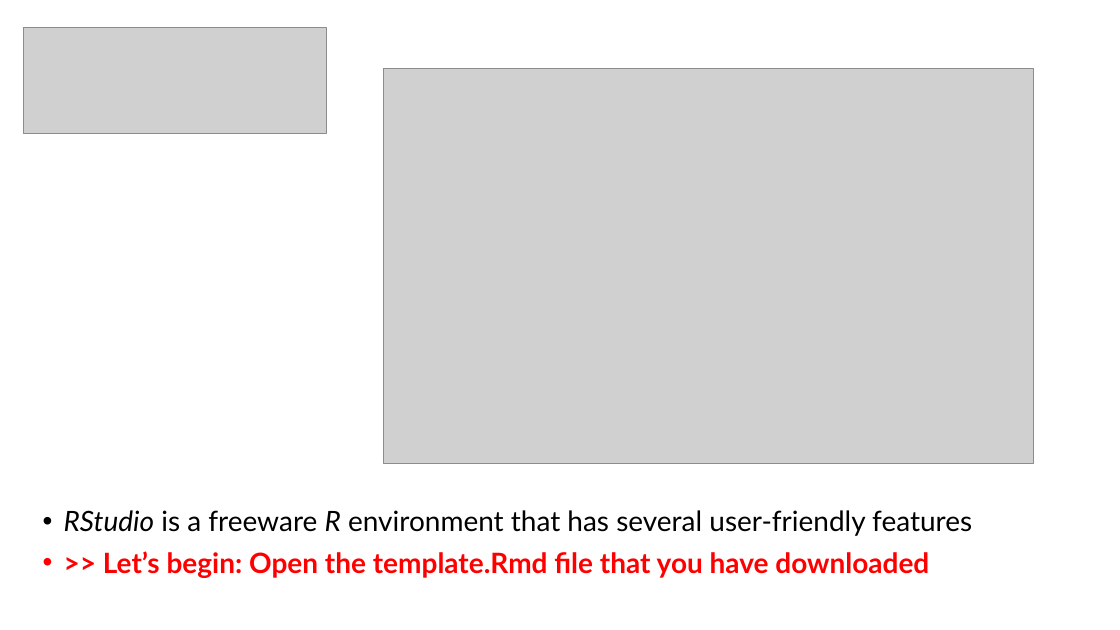
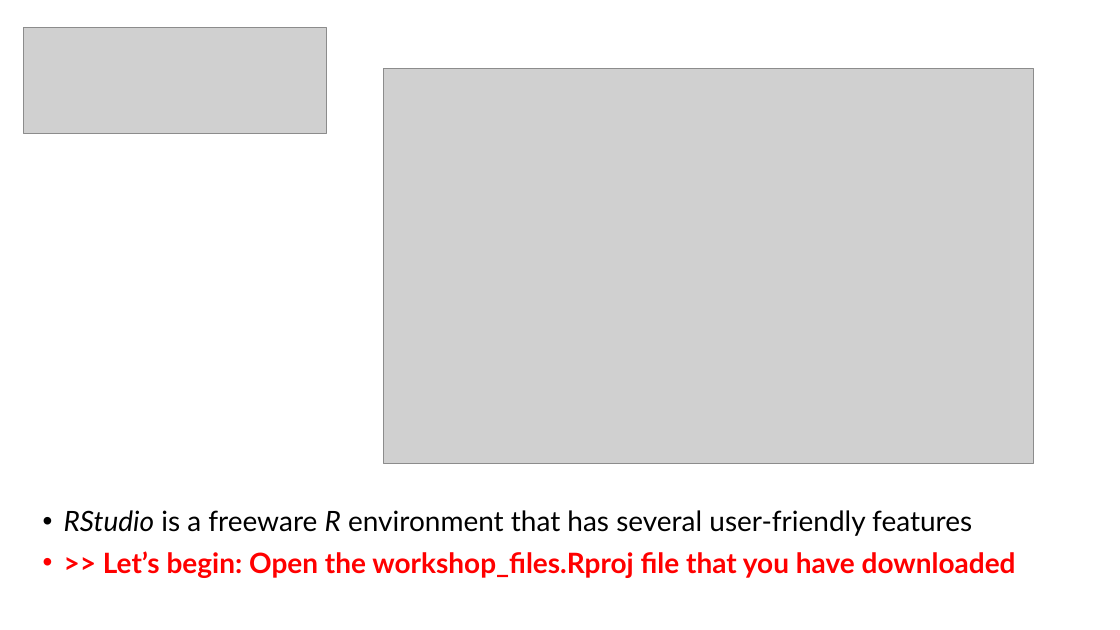
Before and after one commit to emljames/introR, a slide deck: slide 8 of Introduction to R - Intro slides.pptx (slide 7 before the commit). Drawn at 1120x630 pixels with LibreOffice and Linux fonts; fonts in the diff are those of the drawing; grey boxes stand for pictures. Boxes give left, top, right and bottom in pixels: in the first picture for what was removed or moved away, otherwise in the second. Text is boxed around its words. In the diff, an @@ line names an element or a change of style, - is before the commit and + after.

```diff
--- a/Introduction to R - Intro slides.pptx
+++ b/Introduction to R - Intro slides.pptx
@@ text at <box>103,551,1016,578</box>: text changed @@
-• >> Let’s begin: Open the template.Rmd file that you have downloaded
+• >> Let’s begin: Open the workshop_files.Rproj file that you have downloaded
```
Also in this commit, not shown: 3 other slides changed, 1 slide added, 4 other files.
